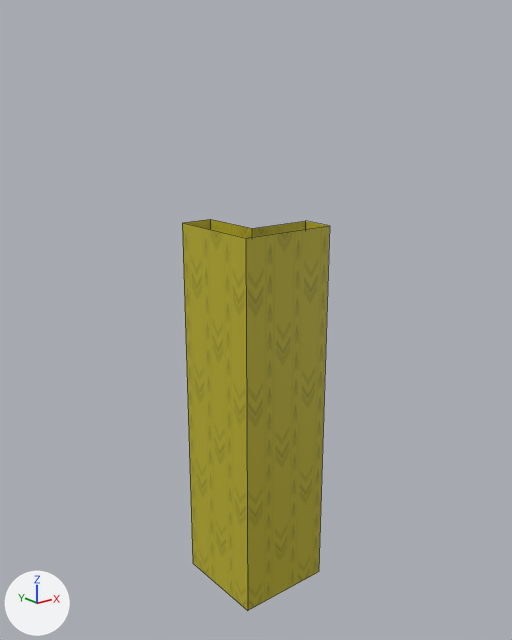
The Blender file scenes/lvl_0/saves/part_wall_l.blend as it was, and as the next commit left it.
The view is the same before and after, from a camera (50 mm lens) standing at (-2.32, -2.96, 3.0) and looking at (0.22, 0.21, 1.73). The axes (+X, +Y, +Z) are drawn at lower left. The lights are the same throughout. The picture after the commit comes second. Mesh edges are drawn as thin lines.

The scene before the commit, as lines of its bpy script (objects in view):
```python
me_cube_001 = bpy.data.meshes.new('Cube.001')
me_cube_001.from_pydata(...)  # 12 vertices, 6 faces; spans x -0.1..0.5, y -0.1..0.5, z 0.0..2.31
me_cube_001.materials.append(mat_lvl_0_wall)
ob_cube_001 = bpy.data.objects.new('Cube.001', me_cube_001)
ob_cube_001.location = (0.0, 0.0, 0.0)
```
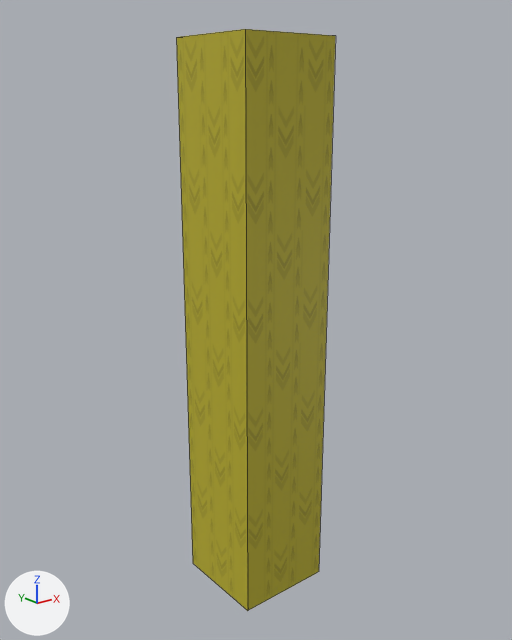
The newer file is also turned or shifted as a whole; pictures and numbers use the older file's frame.

The edits, one by one:
me_cube_001 is used by ob_cube_001; location (0.0, 0.0, 0.0).
me_cube_001 had 12 vertices, 6 faces and spanned x -0.1..0.5, y -0.1..0.5, z 0.0..2.31.
me_cube_001 now has 12 vertices, 10 faces and spans x -0.1..0.5, y -0.1..0.5, z 0.0..3.31.
Part 1, on me_cube_001:
6 vertices are removed from x -0.1..0.5, y -0.1..0.5, z 2.31.
6 faces are deleted.
6 new vertices lie (0.0, 0.0, 3.31) away from vertices in x -0.1..0.5, y -0.1..0.5, z 0.0.
10 new faces join them.

Location of each change, (x1, y1, x2, y2) in pixels of the pictures (512 x 640 px):
'Cube.001', reshaped (8% wider, 48% taller): before (182, 219, 330, 611); after (176, 29, 336, 611)
